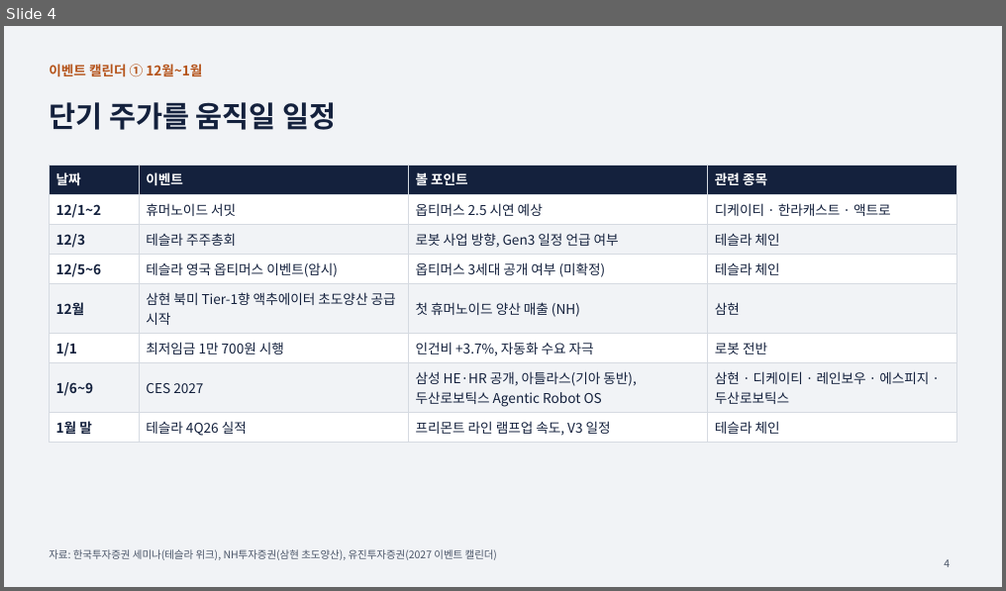
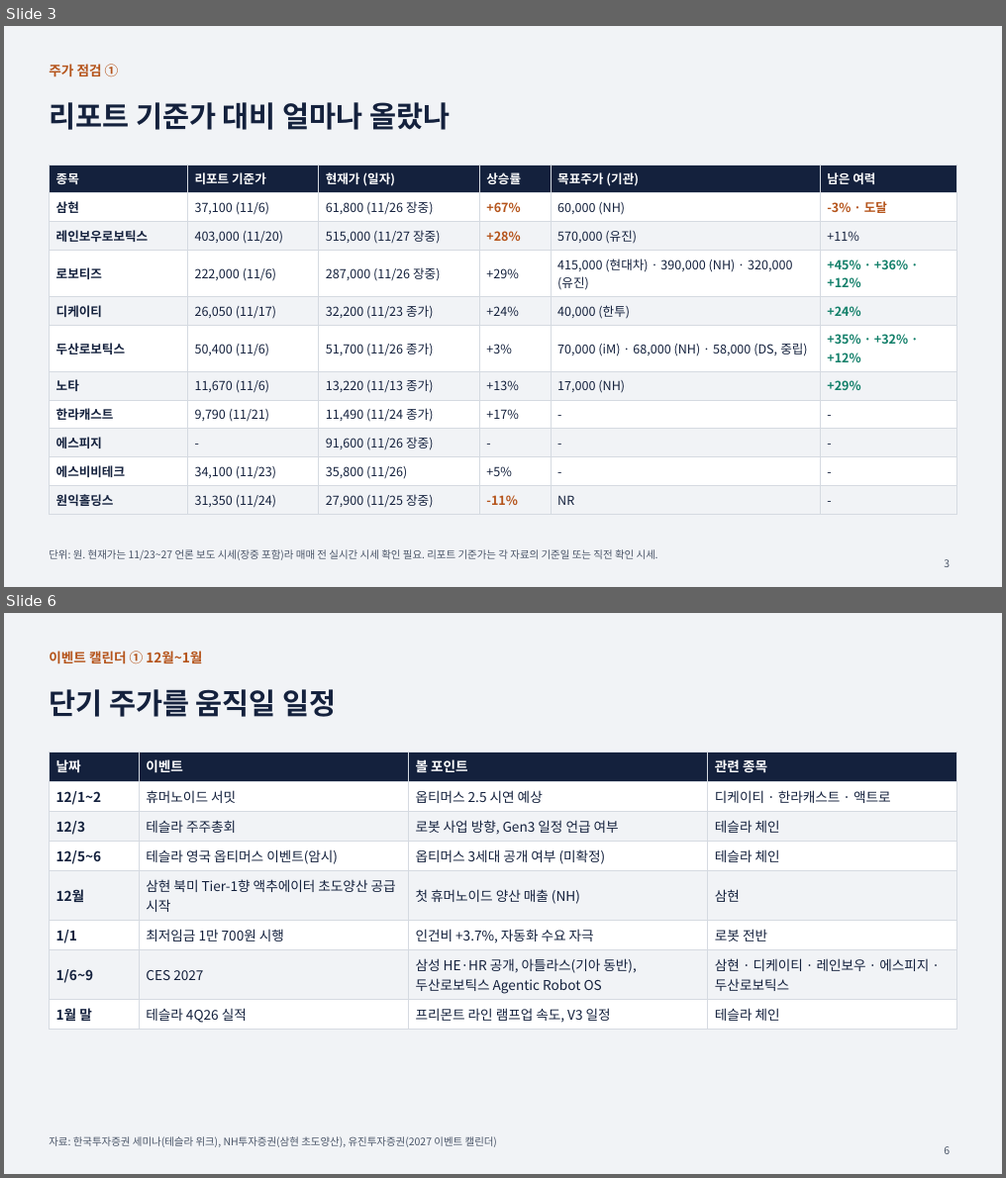
Before and after one commit to fred03094708-ctrl/-, a slide deck: 로봇_섹터_투자전략.pptx. Shown one above the other, each under a label of ours: slide 4 before the commit, slides 3 and 6 after it; the slides between them are not shown. The pictures are 1006x591 and 1006x1178 pixels, drawn with LibreOffice and Linux fonts; fonts in the diff are those of the drawing. Boxes give left, top, right and bottom in pixels: in the first picture for what was removed or moved away, otherwise in the second. Text is boxed around its words. In the diff, an @@ line names an element or a change of style, - is before the commit and + after.

```diff
--- a/로봇_섹터_투자전략.pptx
+++ b/로봇_섹터_투자전략.pptx
@@ slide 3 added at (x1=4, y1=26, x2=1002, y2=587), background #F1F3F6 @@
@@ text added at (x1=49, y1=64, x2=119, y2=77), 13 pt, text #B5541B, bold @@
+주가 점검 ①
@@ title added at (x1=49, y1=102, x2=450, y2=130), 28 pt, text #14213D, bold @@
+리포트 기준가 대비 얼마나 올랐나
@@ table added at (x1=49, y1=165, x2=957, y2=512), 11 rows, 6 columns @@
+종목 | 리포트 기준가 | 현재가 (일자) | 상승률 | 목표주가 (기관) | 남은 여력
+삼현 | 37,100 (11/6) | 61,800 (11/26 장중) | +67% | 60,000 (NH) | -3% · 도달
+레인보우로보틱스 | 403,000 (11/20) | 515,000 (11/27 장중) | +28% | 570,000 (유진) | +11%
+로보티즈 | 222,000 (11/6) | 287,000 (11/26 장중) | +29% | 415,000 (현대차) · 390,000 (NH) · 320,000 (유진) | +45% · +36% · +12%
+디케이티 | 26,050 (11/17) | 32,200 (11/23 종가) | +24% | 40,000 (한투) | +24%
+두산로보틱스 | 50,400 (11/6) | 51,700 (11/26 종가) | +3% | 70,000 (iM) · 68,000 (NH) · 58,000 (DS, 중립) | +35% · +32% · +12%
+노타 | 11,670 (11/6) | 13,220 (11/13 종가) | +13% | 17,000 (NH) | +29%
+한라캐스트 | 9,790 (11/21) | 11,490 (11/24 종가) | +17% | - | -
+에스피지 | - | 91,600 (11/26 장중) | - | - | -
+에스비비테크 | 34,100 (11/23) | 35,800 (11/26) | +5% | - | -
+원익홀딩스 | 31,350 (11/24) | 27,900 (11/25 장중) | -11% | NR | -
@@ text added at (x1=49, y1=550, x2=658, y2=561), 10 pt, text #4A5568 @@
+단위: 원. 현재가는 11/23~27 언론 보도 시세(장중 포함)라 매매 전 실시간 시세 확인 필요. 리포트 기준가는 각 자료의 기준일 또는 직전 확인 시세.
@@ page number added at (x1=944, y1=560, x2=949, y2=568), 10 pt, text #4A5568 @@
+3
@@ what was slide 4 is now slide 6 @@
@@ page number at (x1=944, y1=1147, x2=949, y2=1155): text changed @@
-4
+6
```
Also in this commit, not shown: 11 slides changed, 1 other slide added.
